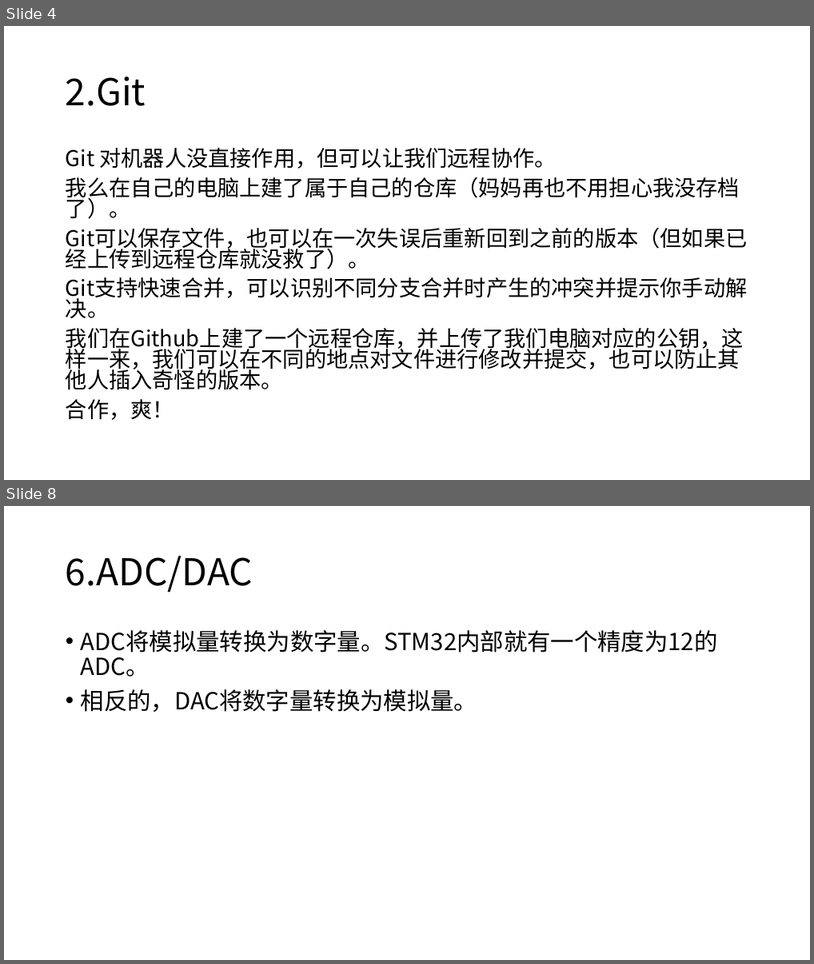
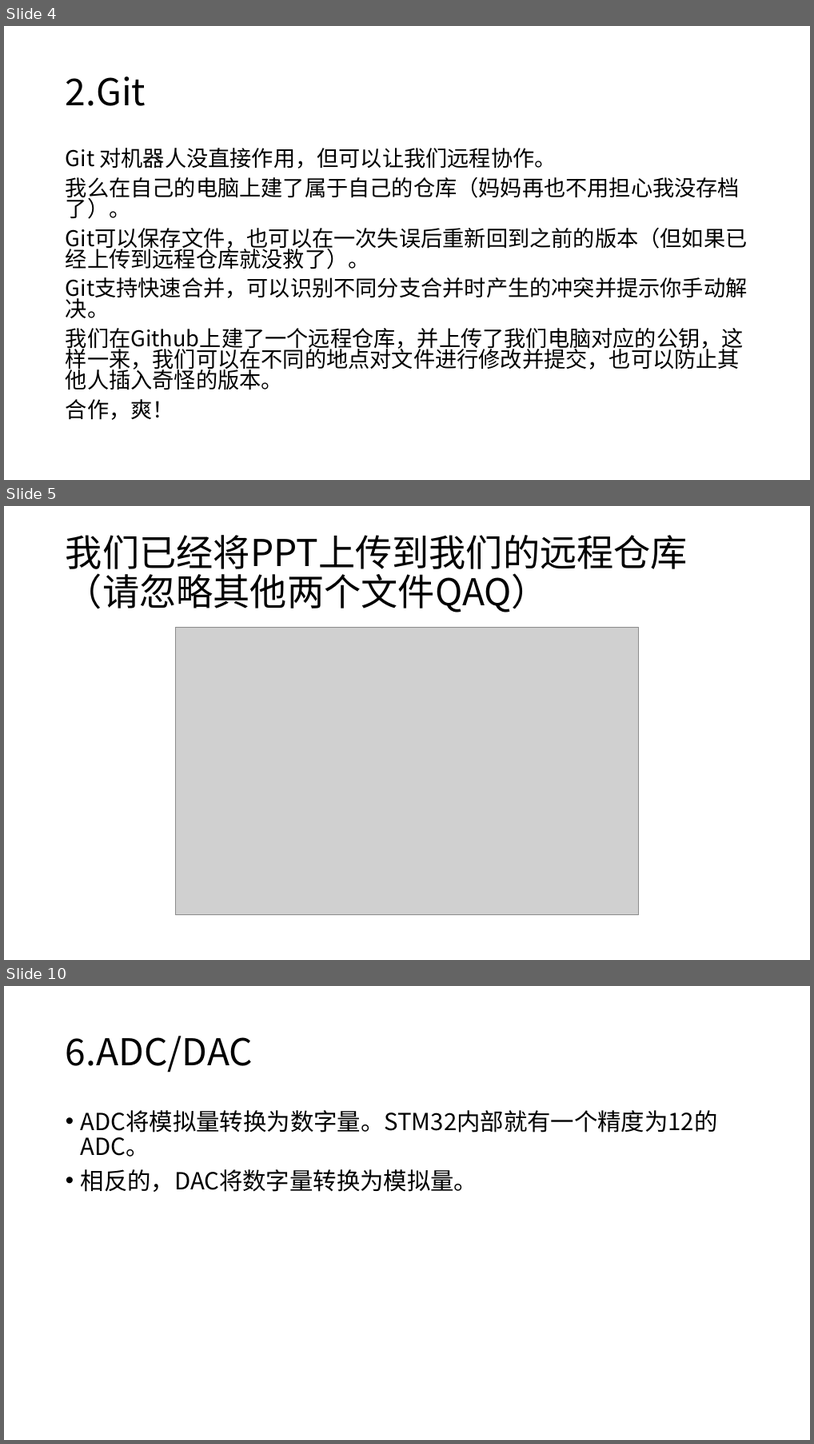
Before and after one commit to T6009/learngit, a slide deck: 3.pptx. Shown one above the other, each under a label of ours: slides 4 and 8 before the commit, slides 4, 5 and 10 after it; the slides between them are not shown. The pictures are 814x964 and 814x1444 pixels, drawn with LibreOffice and Linux fonts; fonts in the diff are those of the drawing; grey boxes stand for pictures. Boxes give left, top, right and bottom in pixels: in the first picture for what was removed or moved away, otherwise in the second. Text is boxed around its words. In the diff, an @@ line names an element or a change of style, - is before the commit and + after.

```diff
--- a/3.pptx
+++ b/3.pptx
@@ slide 5 added at (4,506,810,960), background #FFFFFF @@
@@ title added at (66,535,688,612), 44 pt, text #000000 @@
+我们已经将PPT上传到我们的远程仓库（请忽略其他两个文件QAQ）
@@ picture added at (176,627,639,915) @@
@@ what was slide 8 is now slide 10 @@
```
Also in this commit, not shown: 4 slides changed, 1 other slide added.
